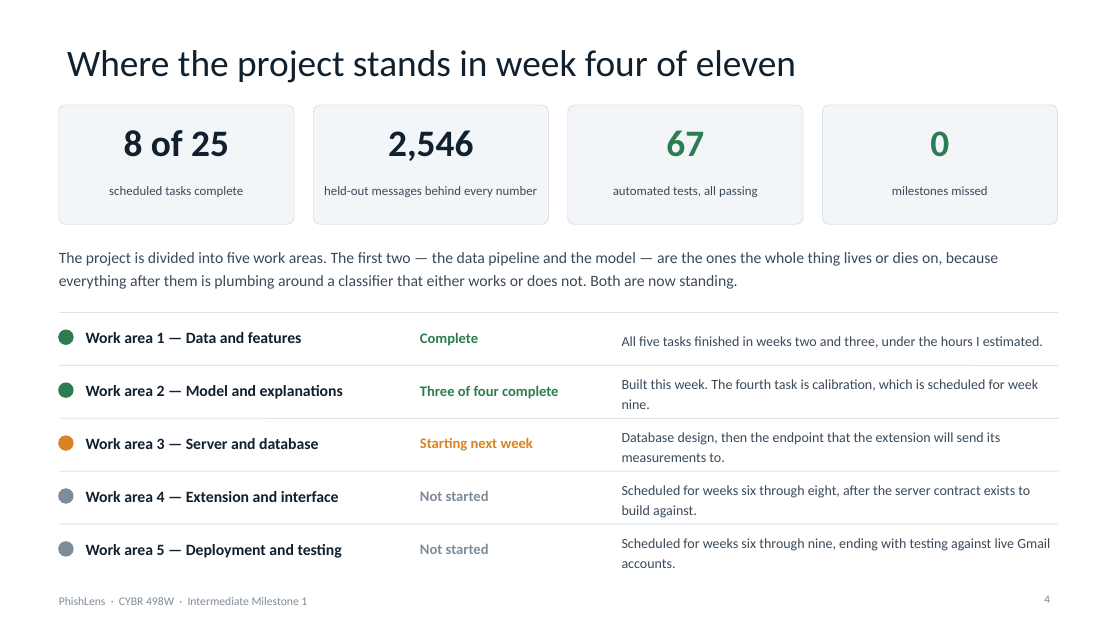
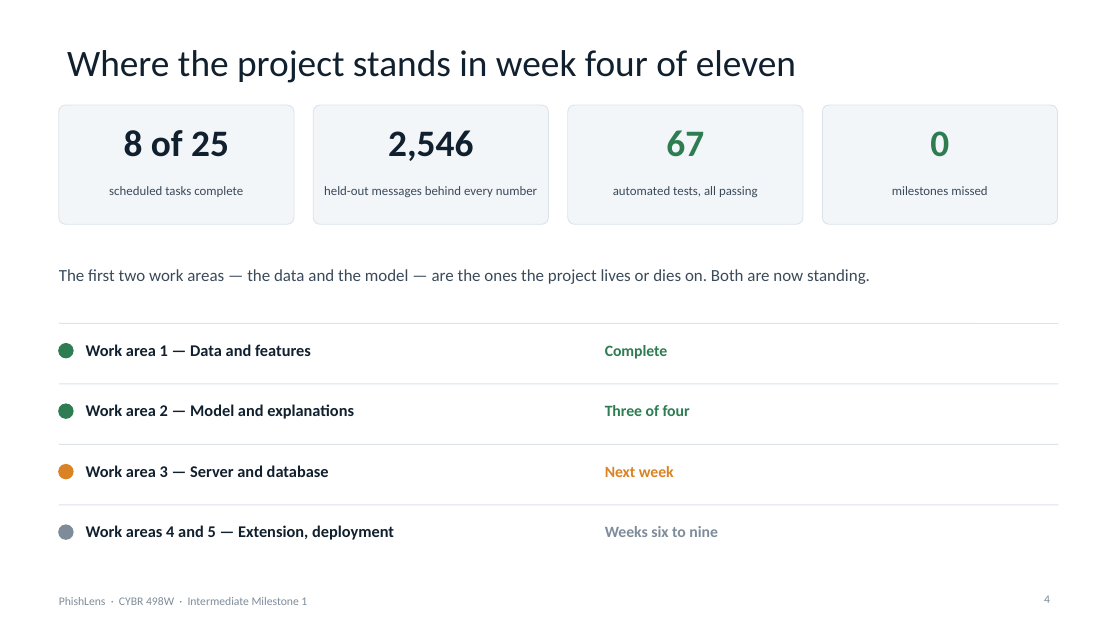
Before and after one commit to connorschell/PhishLens, a slide deck: slide 4 of 06_Deliverables/IM1_Presentation.pptx. Drawn at 1120x630 pixels with LibreOffice and Linux fonts; fonts in the diff are those of the drawing. Boxes give left, top, right and bottom in pixels: in the first picture for what was removed or moved away, otherwise in the second. Text is boxed around its words. In the diff, an @@ line names an element or a change of style, - is before the commit and + after.

```diff
--- a/06_Deliverables/IM1_Presentation.pptx
+++ b/06_Deliverables/IM1_Presentation.pptx
@@ text at (59, 269, 870, 284): text changed; size 13.5 to 14.5 pt @@
-The project is divided into five work areas. The first two — the data pipeline and the model — are the ones the whole thing lives or dies on, because everything after them is plumbing around a classifier that either works or does not. Both are now standing.
+The first two work areas — the data and the model — are the ones the project lives or dies on. Both are now standing.
@@ line moved from (59, 313) - (1059, 313) to (59, 323) - (1059, 323) @@
@@ ellipse: place and size @@
-ellipse at (59, 330, 73, 344)
+ellipse at (59, 344, 73, 358)
@@ text "Work area 1 — Data ...": place and size @@
-text "Work area 1 — Data ..." at (86, 332, 302, 343)
+text "Work area 1 — Data ..." at (86, 344, 311, 356)
@@ text "Complete": place and size @@
-text "Complete" at (420, 332, 478, 346)
+text "Complete" at (605, 345, 668, 359)
@@ text "Complete" at (605, 345, 668, 359): size 12.5 to 13.5 pt @@
@@ text removed at (622, 336, 1043, 348) @@
-All five tasks finished in weeks two and three, under the hours I estimated.
@@ line moved from (59, 365) - (1059, 365) to (59, 384) - (1059, 384) @@
@@ text removed at (622, 379, 1038, 409) @@
-Built this week. The fourth task is calibration, which is scheduled for week nine.
@@ ellipse: place and size @@
-ellipse at (59, 383, 73, 397)
+ellipse at (59, 404, 73, 418)
@@ text "Work area 2 — Model ...": place and size @@
-text "Work area 2 — Model ..." at (86, 385, 343, 399)
+text "Work area 2 — Model ..." at (86, 404, 354, 419)
@@ text at (605, 405, 690, 416): text changed; size 12.5 to 13.5 pt @@
-Three of four complete
+Three of four
@@ line moved from (59, 418) - (1059, 418) to (59, 444) - (1059, 444) @@
@@ text removed at (622, 432, 1000, 462) @@
-Database design, then the endpoint that the extension will send its measurements to.
@@ ellipse: place and size @@
-ellipse at (59, 436, 73, 450)
+ellipse at (59, 465, 73, 479)
@@ line removed from (59, 471) to (1059, 471) @@
@@ size 13.5 to 14 pt in 3 elements at (86, 344, 311, 356), (86, 404, 354, 419), (86, 465, 329, 477) @@
@@ text "Work area 3 — Server ...": place and size @@
-text "Work area 3 — Server ..." at (86, 438, 318, 449)
+text "Work area 3 — Server ..." at (86, 465, 329, 477)
@@ text at (605, 466, 674, 477): text changed; size 12.5 to 13.5 pt @@
-Starting next week
+Next week
@@ line moved from (59, 524) - (1059, 524) to (59, 505) - (1059, 505) @@
@@ ellipse removed at (59, 489, 73, 503) @@
@@ text removed at (86, 491, 339, 502) @@
-Work area 4 — Extension and interface
@@ text removed at (420, 491, 489, 501) @@
-Not started
@@ text removed at (622, 485, 1030, 518) @@
-Scheduled for weeks six through eight, after the server contract exists to build against.
@@ ellipse: place and size @@
-ellipse at (59, 542, 73, 556)
+ellipse at (59, 525, 73, 539)
@@ text at (86, 525, 394, 540): text changed; size 13.5 to 14 pt @@
-Work area 5 — Deployment and testing
+Work areas 4 and 5 — Extension, deployment
@@ text added at (605, 526, 718, 537), 13.5 pt, text #7E8C9A, bold @@
+Weeks six to nine
@@ text removed at (622, 538, 1050, 568) @@
-Scheduled for weeks six through nine, ending with testing against live Gmail accounts.
@@ text removed at (420, 544, 489, 554) @@
-Not started
```
Also in this commit, not shown: 9 other slides changed, 4 other files.
